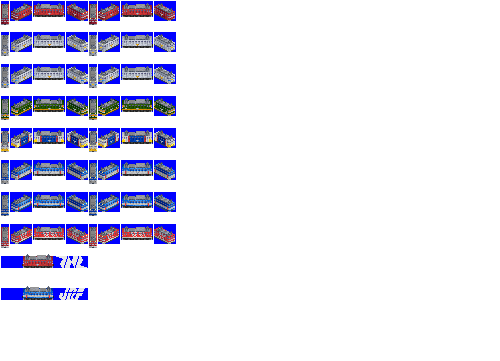
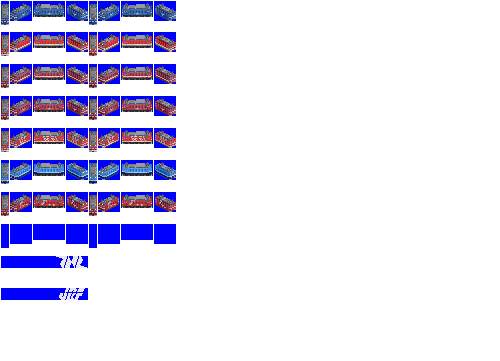
Comparing the layer stacks of the two 500 × 361 images. Changes:
added layer "taillights" above "b" over [left=2, top=17, right=175, bottom=214]
renamed "Pasted Layer #2" to "b", showed it, painted on it over [left=1, top=3, right=176, bottom=215]
renamed "bg" to "a", hid it, painted on it over [left=1, top=3, right=176, bottom=300]
